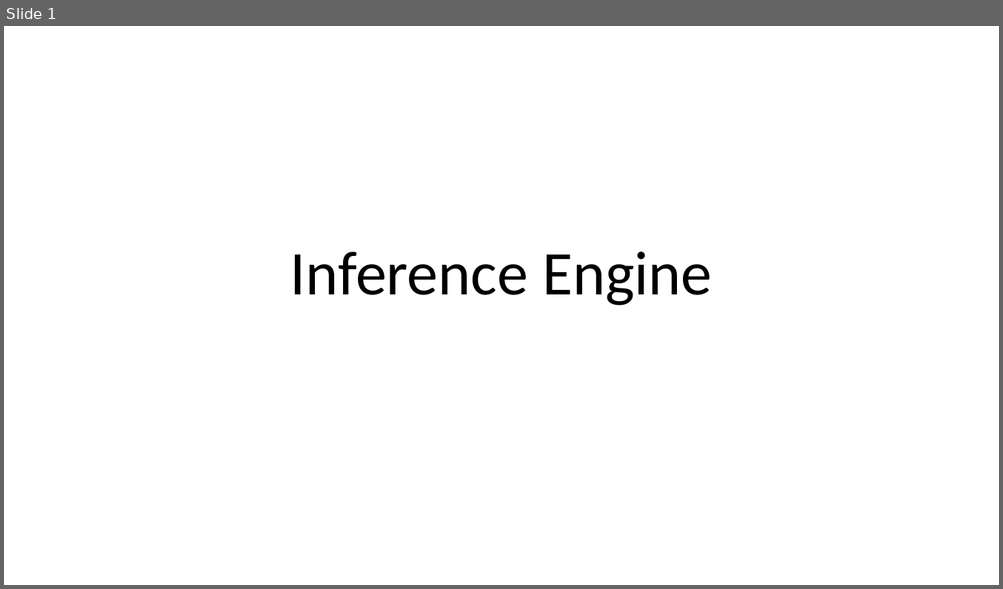
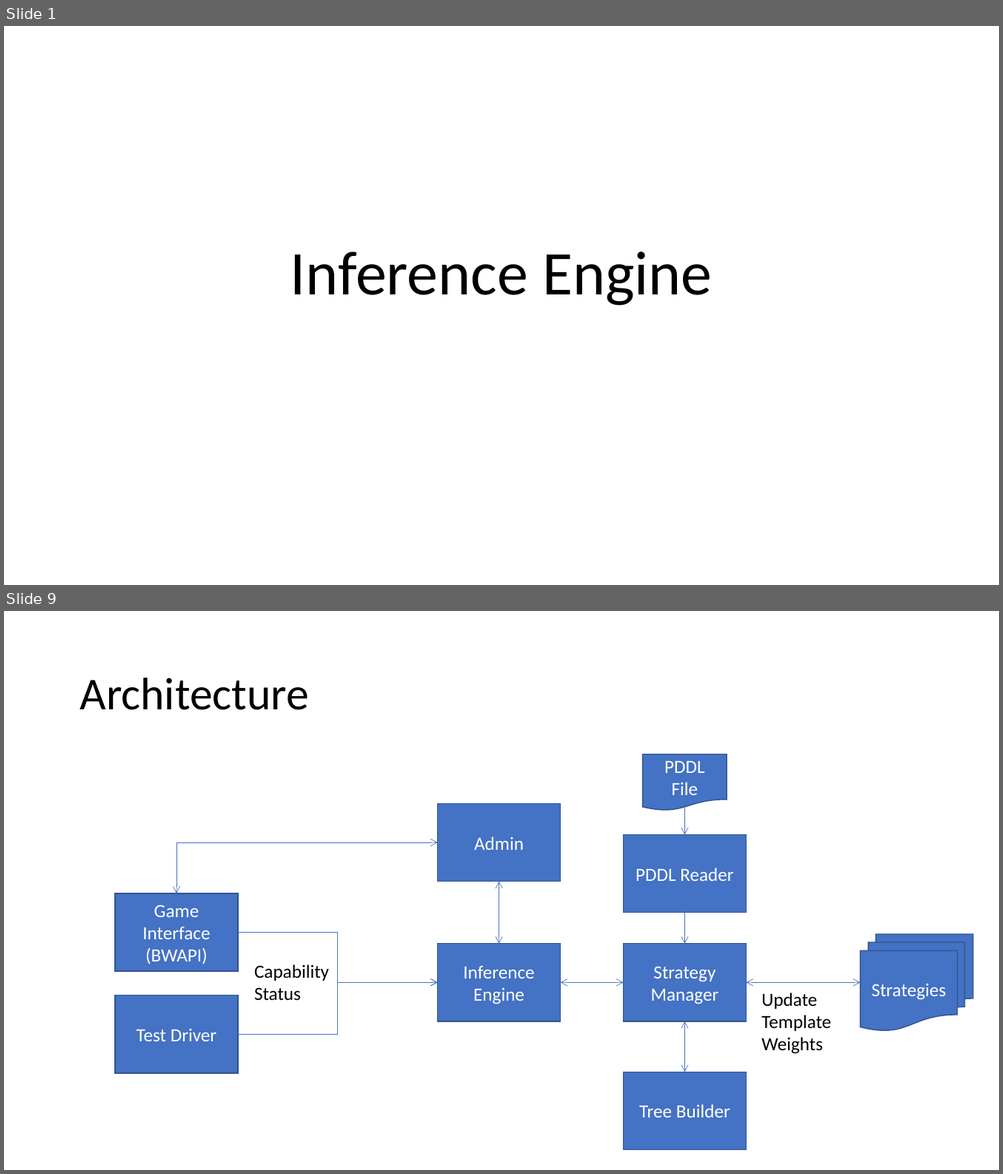
Before and after one commit to mikewkozak/IRE, a slide deck: Documentation/Architecture.pptx. Shown one above the other, each under a label of ours: slide 1 before the commit, slides 1 and 9 after it; the slides between them are not shown. The pictures are 1003x589 and 1003x1174 pixels, drawn with LibreOffice and Linux fonts; fonts in the diff are those of the drawing. Boxes give left, top, right and bottom in pixels: in the first picture for what was removed or moved away, otherwise in the second. Text is boxed around its words. In the diff, an @@ line names an element or a change of style, - is before the commit and + after.

Commit message:
Moved graph structure into new class, added template writing to file, and rearchitected some of the class interactions

```diff
--- a/Documentation/Architecture.pptx
+++ b/Documentation/Architecture.pptx
@@ slide 9 added at bbox=[4, 611, 999, 1170], background #FFFFFF @@
@@ title added at bbox=[79, 678, 308, 710], 44 pt, text #000000 @@
+Architecture
@@ flow chart document added at bbox=[643, 755, 727, 811], fill #4472C4, outline #325491 1 pt, 18 pt, text #FFFFFF @@
+PDDL File
@@ rectangle added at bbox=[438, 803, 560, 881], fill #4472C4, outline #325491 1 pt, 18 pt, text #FFFFFF @@
+Admin
@@ arrow added from (685, 807) to (685, 834), #4472C4 0.5 pt @@
@@ elbow double arrow added from (438, 843) to (176, 894), #4472C4 0.5 pt @@
@@ rectangle added at bbox=[623, 834, 745, 912], fill #4472C4, outline #325491 1 pt, 18 pt, text #FFFFFF @@
+PDDL Reader
@@ rectangle added at bbox=[115, 894, 238, 971], fill #4472C4, outline #325491 1 pt, 18 pt, text #FFFFFF @@
+Game Interface
+(BWAPI)
@@ double arrow added from (498, 882) to (498, 944), #4472C4 0.5 pt @@
@@ arrow added from (685, 912) to (685, 944), #4472C4 0.5 pt @@
@@ elbow arrow added from (238, 933) to (438, 982), #4472C4 0.5 pt @@
@@ flow chart multidocument added at bbox=[860, 935, 973, 1031], fill #4472C4, outline #325491 1 pt, 18 pt, text #FFFFFF @@
+Strategies
@@ text added at bbox=[254, 965, 329, 1001], 18 pt, text #000000 @@
+Capability
+Status
@@ rectangle added at bbox=[438, 944, 560, 1022], fill #4472C4, outline #325491 1 pt, 18 pt, text #FFFFFF @@
+Inference Engine
@@ rectangle added at bbox=[623, 944, 745, 1022], fill #4472C4, outline #325491 1 pt, 18 pt, text #FFFFFF @@
+Strategy Manager
@@ elbow arrow added from (238, 1035) to (438, 982), #4472C4 0.5 pt @@
@@ double arrow added from (560, 982) to (623, 982), #4472C4 0.5 pt @@
@@ double arrow added from (860, 982) to (745, 982), #4472C4 0.5 pt @@
@@ rectangle added at bbox=[115, 996, 238, 1073], fill #4472C4, outline #325491 1 pt, 18 pt, text #FFFFFF @@
+Test Driver
@@ text added at bbox=[761, 993, 831, 1054], 18 pt, text #000000 @@
+Update Template Weights
@@ double arrow added from (685, 1022) to (685, 1072), #4472C4 0.5 pt @@
@@ rectangle added at bbox=[623, 1072, 745, 1150], fill #4472C4, outline #325491 1 pt, 18 pt, text #FFFFFF @@
+Tree Builder
```
Also in this commit, not shown: 1 slide changed, 10 other slides added, 1 slide removed, 18 other files.
